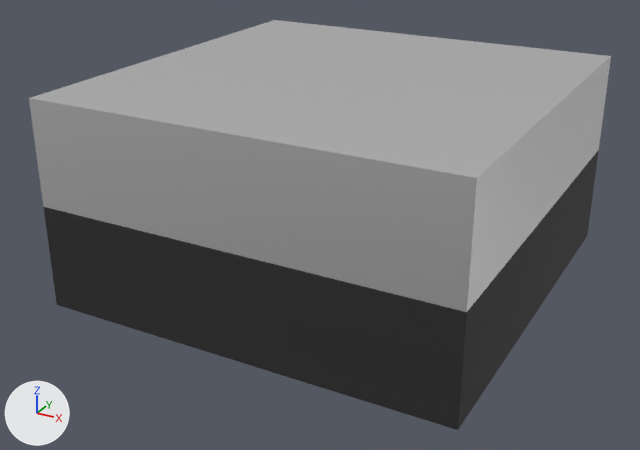
The FBX model Assets/3D/Joueur/Piece.fbx as it was, and as the next commit left it.
The view is the same before and after, from a camera (50 mm lens) standing at (1.86, -3.63, 1.52) and looking at (-0.05, -0.15, -0.22). The lights are fixed; the arrows at lower left show +X, +Y and +Z. The first picture is the older version.
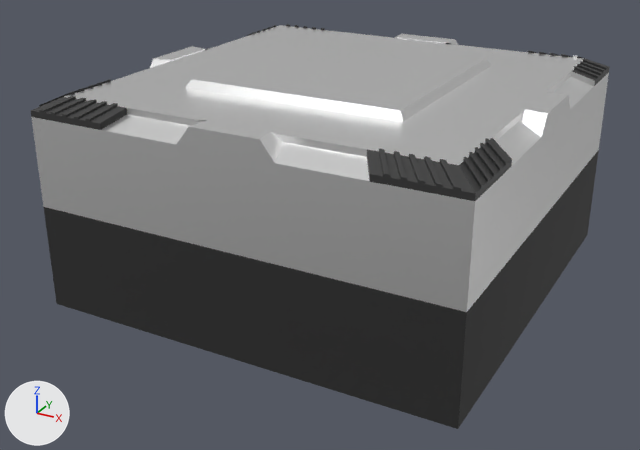
Where the change shows, as pixel boxes [x1, y1, x2, y2] in the pictures (640 x 450 px):
```json
{"object": "Cube.017", "change": "reshaped, rescaled", "before": [29, 20, 611, 430], "after": [31, 24, 610, 429]}
```

Scene script edits in JSON lines:
```json
{"op": "add", "block": "mat_jointure", "code": ["mat_jointure = principled_material('Jointure')", "mat_jointure.base_color = (0.0342, 0.0342, 0.0342)  # dark grey #343434"]}
{"block": "me_cube_005", "where": "# used by ob_cube_017; location = (0.0, 0.0, 0.0)"}
{"op": "remove", "block": "me_cube_005", "code": "me_cube_005.from_pydata(...)  # 12 vertices, 10 faces; spans x -1.0..1.0, y -1.0..1.0, z -0.5..0.5"}
{"op": "add", "block": "me_cube_005", "code": "me_cube_005.from_pydata(...)  # 3036 vertices, 2811 faces; spans x -1.0..1.0, y -1.0..1.0, z -1.0..1.07"}
{"block": "me_cube_005", "change": "me_cube_005 part 1: 8 vertices removed from x -1.0..1.0, y -1.0..1.0, z -0.5..0.5; 3032 vertices added at x -1.0..1.0, y -1.0..1.0, z -1.0..1.07"}
{"op": "add", "block": "me_cube_005", "code": "me_cube_005.materials.append(mat_jointure)  # dark grey #343434"}
{"op": "set", "path": "ob_cube_017.scale", "old": "(1.0, 1.0, 1.0)", "new": "(1.0, 1.0, 0.495)"}
```
